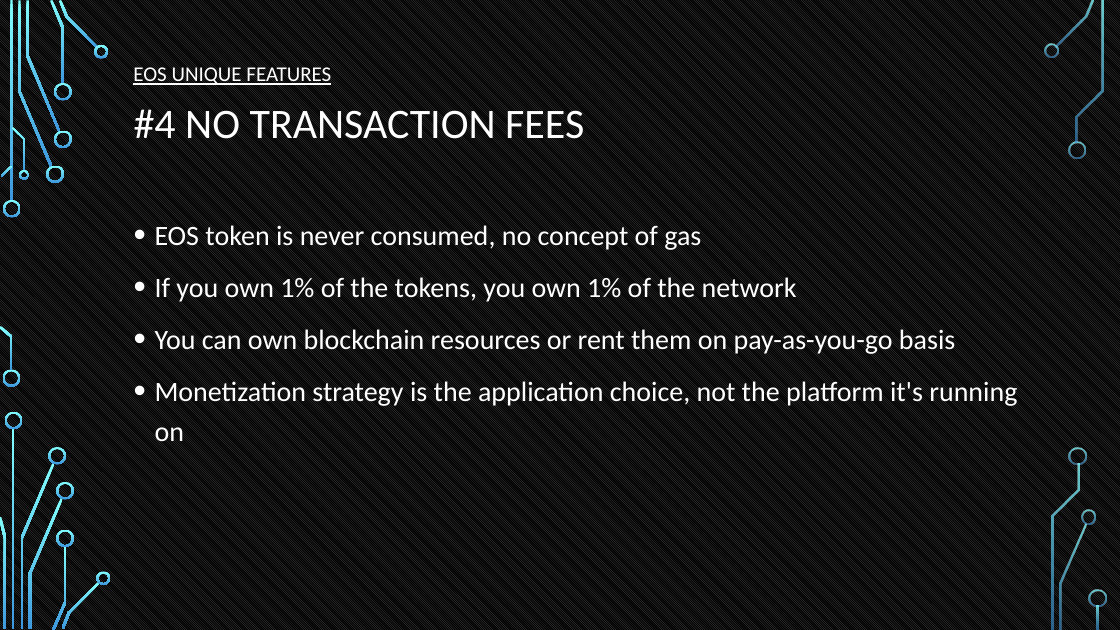
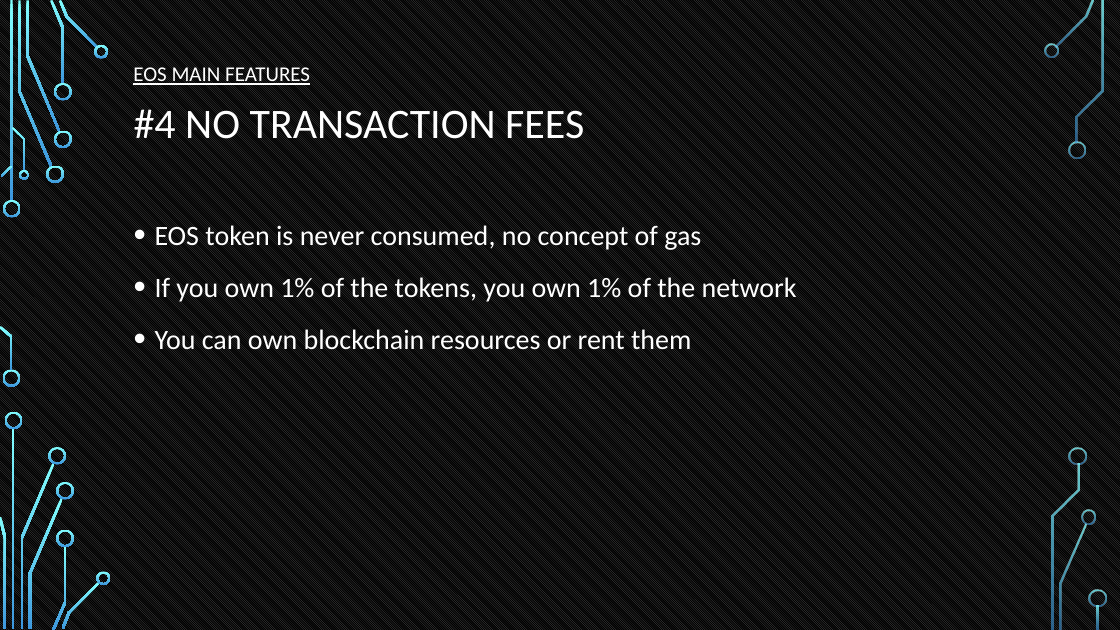
Before and after one commit to tokenika/tokenika.github.io, a slide deck: slide 33 of WarsawBlock(3).pptx. Drawn at 1120x630 pixels with LibreOffice and Linux fonts; fonts in the diff are those of the drawing; background and template pictures are left out. Boxes give left, top, right and bottom in pixels: in the first picture for what was removed or moved away, otherwise in the second. Text is boxed around its words. In the diff, an @@ line names an element or a change of style, - is before the commit and + after.

```diff
--- a/WarsawBlock(3).pptx
+++ b/WarsawBlock(3).pptx
@@ text at [133,67,310,85]: text changed @@
-EOS UNIQUE FEATURES
+EOS MAIN FEATURES
@@ text at [155,329,691,350]: text changed @@
-• You can own blockchain resources or rent them on pay-as-you-go basis
-• Monetization strategy is the application choice, not the platform it's running on
+• You can own blockchain resources or rent them
```
Also in this commit, not shown: 8 other slides changed, 1 other file.
